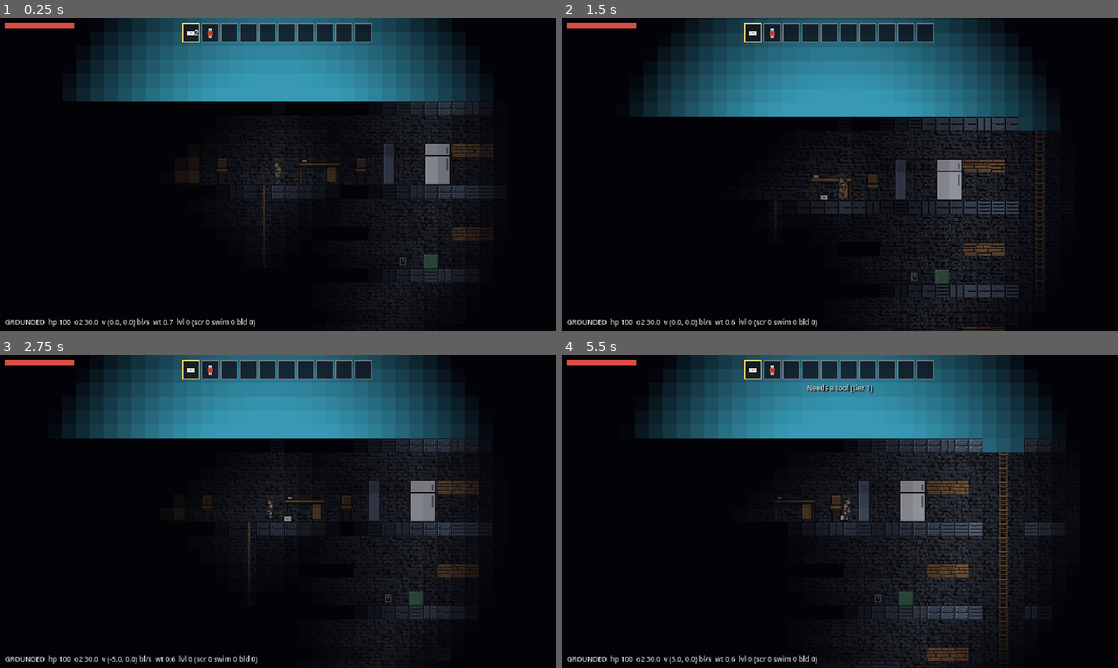
Above: before the commit, frames 1-4 (two rows, left to right).
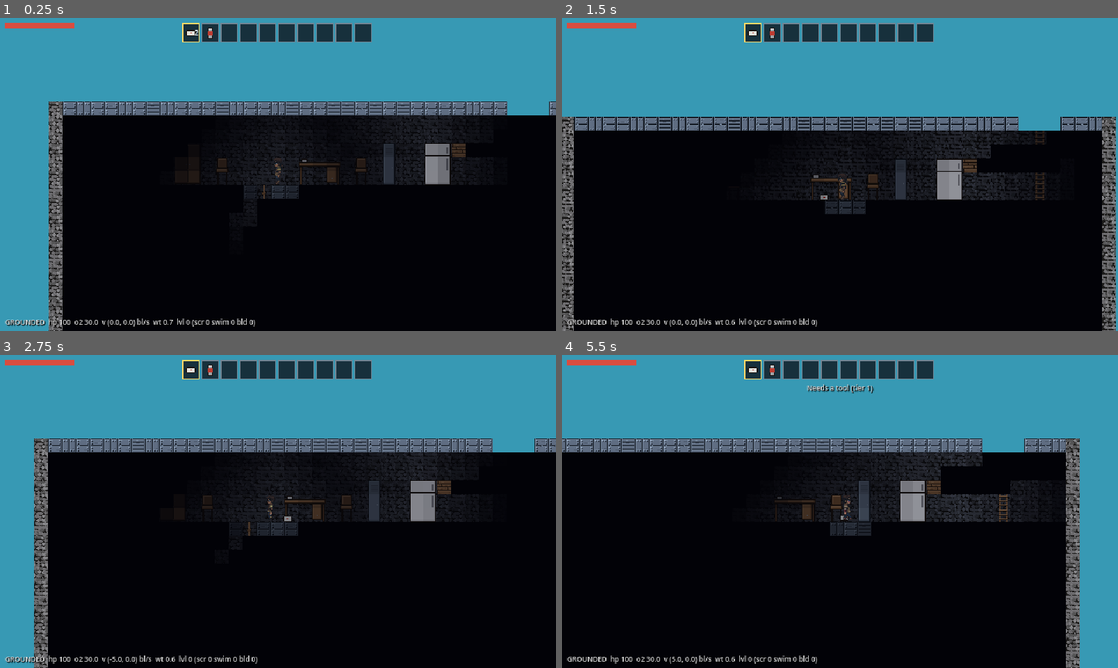
Above: after the commit, the same moments.

Repository: wilbur6689/SunkenCity
Game: Godot game, scene res://scenes/test/test_tower.tscn
Two runs of this game, one before a commit and one after it. Both use one fixed random seed, a clock stepped at 60 frames per second and the inputs below.
Inputs (mouse positions are in pixels of both pictures, inside the frame that each line leads up to):
- Up to frame 1 (0.25 s): no input
- Up to frame 2 (1.5 s): tap Enter at 0.5 s; move the mouse to (962, 158) at 0.52 s; hold D (move_right) 0.53-1.25 s; tap Q (drop) at 0.6 s; click (962, 158) at 0.67 s; tap Space (jump) at 0.77 s; drag from (728, 190) to (812, 237) at 1.27 s
- Up to frame 3 (2.75 s): move the mouse to (333, 442) at 2.02 s; hold A (move_left) from 2.03 s (still down); tap Q (drop) at 2.1 s
- Up to frame 4 (5.5 s): release A (move_left) at 2.75 s; drag from (812, 574) to (673, 464) at 2.77 s; tap Space (jump) at 3.5, 3.77 s; move the mouse to (1006, 558) at 3.52 s; hold D (move_right) 3.53-4.25 s; hold Shift (sprint) 3.53-4.25 s; tap Q (drop) at 3.8, 5.3 s; drag from (673, 464) to (756, 433) at 4.27 s; move the mouse to (867, 511) at 5.02 s; hold D (move_right) from 5.03 s (still down); hold Right mouse button (use_secondary) from 5.03 s (still down); click (867, 511) at 5.17 s

The runs differ from the first frame. In frame 1, 35% of the frame differs, in the area x 0-100%, y 0-100%; in frame 2, 38%; in frame 3, 34%; in frame 4, 40%.

Commit message:
Fog of war: buildings only, with raycast line of sight
- Fog applies only inside buildings (back-wall cells, WS-20); the
  exterior — sky, open water, backdrop, facades — is always fully
  revealed, with the depth colour grade carrying deep-water mood
- Raycast line of sight from the player (grid DDA blocked by solid
  cells and closed doors): floors and walls occlude, so rooms below
  your floor and around corners stay hidden even inside sight range;
  target cells never self-occlude, keeping exposed faces visible
- m2 smoke: +4 checks (exterior reveal, same-floor LOS, slab blocks
  LOS, hidden room below) -> 44

Co-Authored-By: Claude Fable 5 <noreply@anthropic.com>
Claude-Session: https://claude.ai/code/session_01GxDZSizaHKPW71DMqToXjC

Diff:
--- a/scripts/test/m2_smoke.gd
+++ b/scripts/test/m2_smoke.gd
@@ -169,7 +169,11 @@
 	check(interior_before <= 3, "unlit interior is dark (%d)" % interior_before)
 	var pc := World.cell_at(player.global_position)
 	check(World.visibility_at(pc, player.global_position) >= 8.0, "the player lights their own surroundings")
-	check(World.visibility_at(Vector2i(34, 10), player.global_position) == 0.0, "fog of war: lit but out of sight range = invisible")
+	check(World.visibility_at(Vector2i(34, 10), player.global_position) == 0.0, "fog of war: interior out of sight range = invisible")
+	check(World.visibility_at(Vector2i(-3, 5), player.global_position) == 15.0, "exterior/background fully revealed at any distance")
+	check(World.line_of_sight(player.global_position, Vector2i(20, 5)), "clear line of sight along the player's own floor")
+	check(not World.line_of_sight(player.global_position, Vector2i(16, 8)), "the floor slab blocks line of sight downward")
+	check(World.visibility_at(Vector2i(16, 8), player.global_position) == 0.0, "room below the floor stays hidden even in sight range")
 	player.inventory.add("standing_lamp", 1)
 	World.place_object("standing_lamp", Vector2i(6, 11), true)
 	await ticks(10)
--- a/scripts/world/world.gd
+++ b/scripts/world/world.gd
@@ -61,13 +61,42 @@
 func light_at(cell: Vector2i) -> int:
 	return light_map.light_at(cell) if light_map != null else LightMap.MAX_LIGHT
 
-## What a viewer at `viewer_pos` actually sees at `cell`: tile light capped
-## by sight falloff with distance — the fog of war.
+## Raycast from `from_pos` to the centre of `to_cell`, sampling the grid:
+## true if no solid cell (blocks, closed doors, slabs) lies between them.
+## The target cell itself never blocks, so exposed faces stay visible.
+func line_of_sight(from_pos: Vector2, to_cell: Vector2i) -> bool:
+	var target := cell_center(to_cell)
+	var delta := target - from_pos
+	var dist := delta.length()
+	if dist < 1.0:
+		return true
+	var steps := int(dist / (Constants.BLOCK_SIZE * 0.4)) + 1
+	for i in range(1, steps):
+		var c := cell_at(from_pos + delta * (float(i) / steps))
+		if c == to_cell:
+			break
+		if is_solid_cell(c):
+			return false
+	return true
+
+## What a viewer at `viewer_pos` actually sees at `cell`. Fog of war applies
+## only INSIDE buildings — marked by background walls (WS-20): there, a cell
+## needs an unobstructed ray from the viewer (floors and walls occlude — no
+## seeing around corners or through slabs), and tile light is capped by
+## sight falloff with distance. The exterior (sky, open water, backdrop,
+## facades) is always fully revealed; the depth colour grade alone carries
+## the deep-water mood.
 func visibility_at(cell: Vector2i, viewer_pos: Vector2) -> float:
+	if not has_back_wall_cell(cell):
+		return float(LightMap.MAX_LIGHT)
 	var d := cell_center(cell).distance_to(viewer_pos) / Constants.BLOCK_SIZE
 	var cap := float(LightMap.MAX_LIGHT)
 	if d > Constants.SIGHT_FULL_BLOCKS:
 		cap = maxf(cap - (d - Constants.SIGHT_FULL_BLOCKS) * Constants.SIGHT_FADE_PER_BLOCK, 0.0)
+	if cap <= 0.0:
+		return 0.0
+	if not line_of_sight(viewer_pos, cell):
+		return 0.0
 	return minf(float(light_at(cell)), cap)
 
 func _gather_light_sources() -> Array:
Not shown, changed: CLAUDE.md
Not shown, changed: docs/MVP-checklist.md
